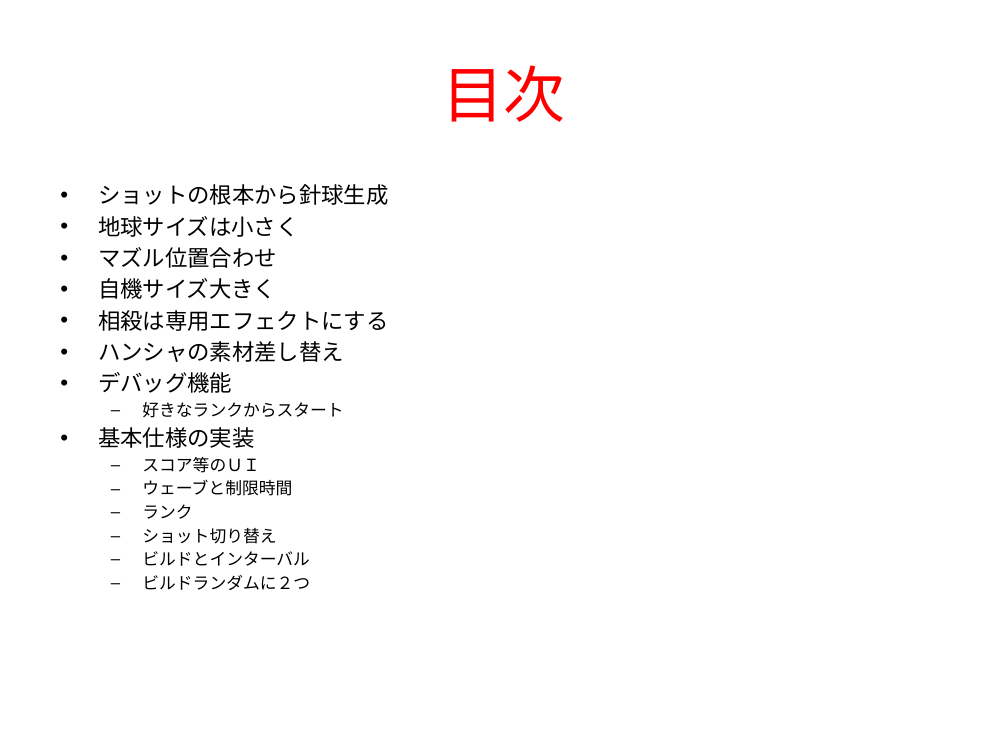
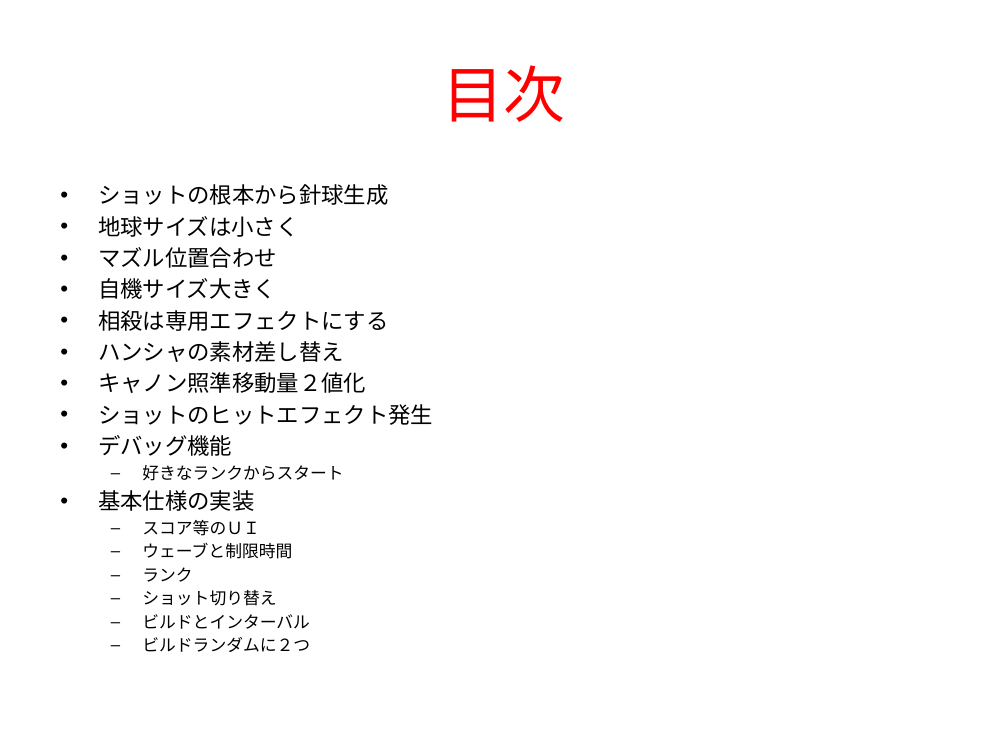
Before and after one commit to flash-kudo/shooting-01, a slide deck: slide 2 of project/資料/スマホ最適化縦STG_修正要望.pptx. Drawn at 1008x756 pixels with LibreOffice and Linux fonts; fonts in the diff are those of the drawing. Boxes give left, top, right and bottom in pixels: in the first picture for what was removed or moved away, otherwise in the second. Text is boxed around its words. In the diff, an @@ line names an element or a change of style, - is before the commit and + after.

Commit message:
ショットの誤作動追記

```diff
--- a/project/資料/スマホ最適化縦STG_修正要望.pptx
+++ b/project/資料/スマホ最適化縦STG_修正要望.pptx
@@ text at [98,372,433,425]: paragraphs added @@
+• キャノン照準移動量２値化
+• ショットのヒットエフェクト発生
```
Also in this commit, not shown: 1 other slide changed, 1 slide added.
